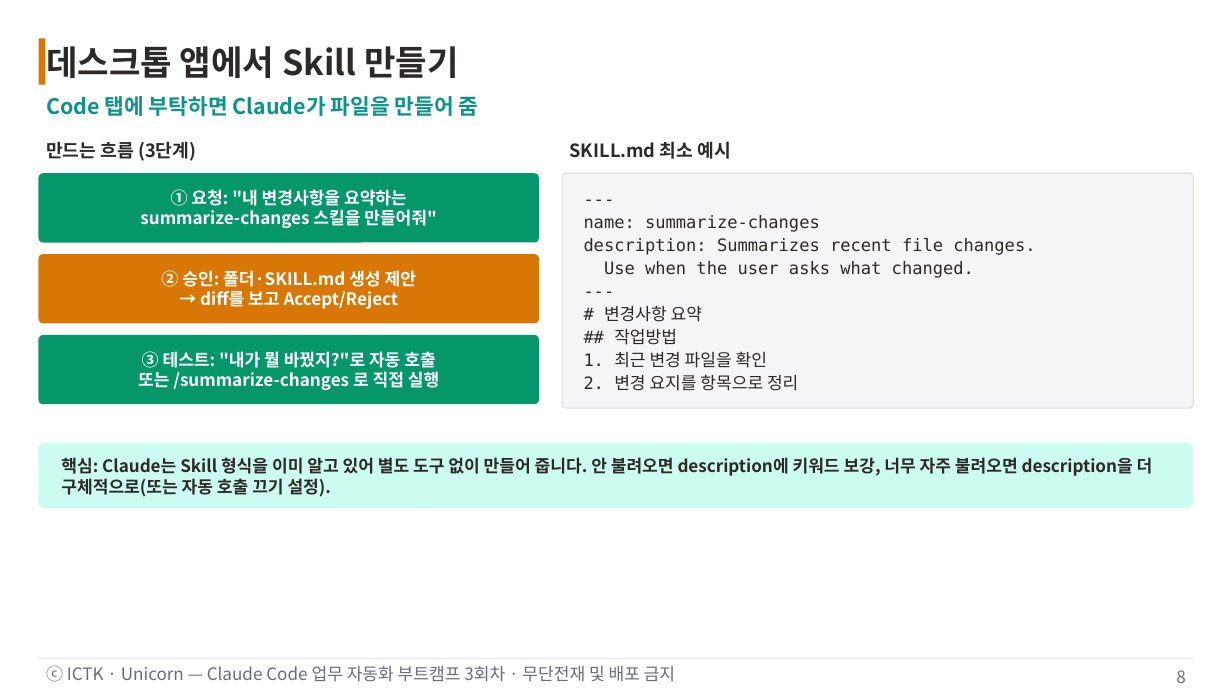
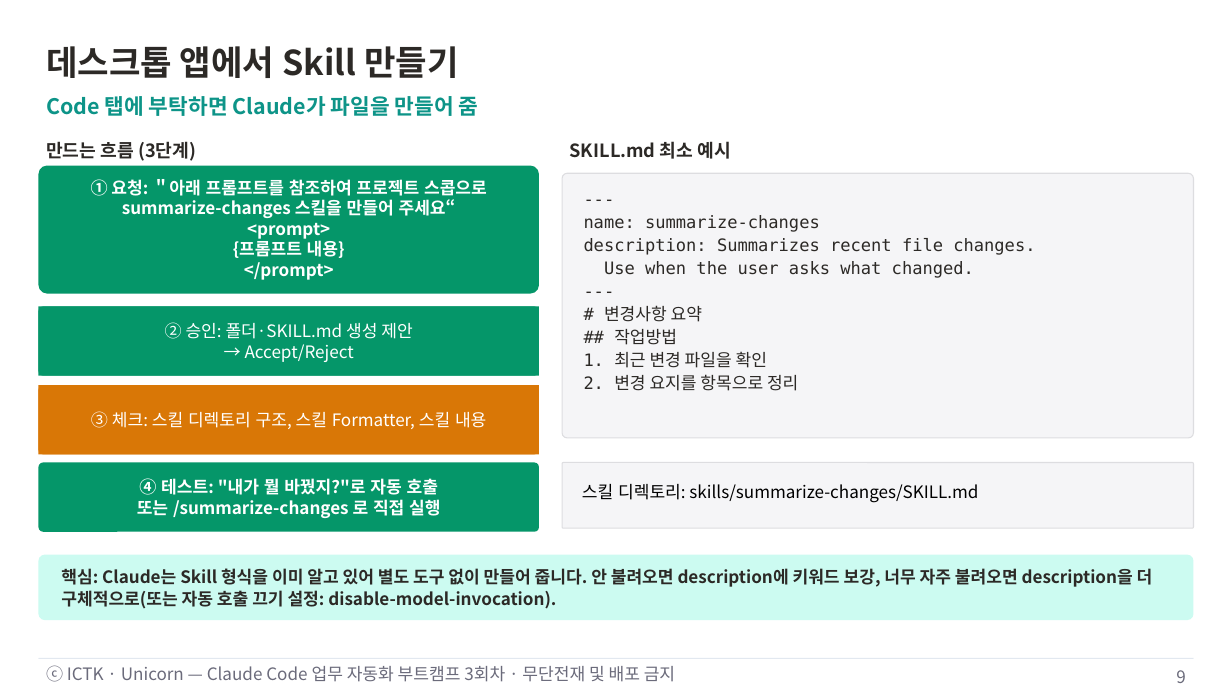
Before and after one commit to unicorn-campus/ai-automation, a slide deck: slide 9 of decks/03-skill-basics/3회차-Skill기초.pptx (slide 8 before the commit). Drawn at 1232x693 pixels with LibreOffice and Linux fonts; fonts in the diff are those of the drawing. Boxes give left, top, right and bottom in pixels: in the first picture for what was removed or moved away, otherwise in the second. Text is boxed around its words. In the diff, an @@ line names an element or a change of style, - is before the commit and + after.

Commit message:
3회차 자료 업데이트: Skill 기초 PPT 수정

```diff
--- a/decks/03-skill-basics/3회차-Skill기초.pptx
+++ b/decks/03-skill-basics/3회차-Skill기초.pptx
@@ rectangle removed at <box>38,38,45,85</box> @@
@@ rounded rectangle: place and size @@
-rounded rectangle at <box>38,173,539,243</box>
+rounded rectangle at <box>38,166,539,293</box>
@@ text "① 요청: ＂아래 프롬프트를 참조하여 ..." at <box>91,179,487,280</box>: vertical alignment middle to top @@
@@ text at <box>91,179,487,280</box>: text changed @@
-① 요청: "내 변경사항을 요약하는
-summarize-changes 스킬을 만들어줘"
+① 요청: ＂아래 프롬프트를 참조하여 프로젝트 스콥으로
+summarize-changes 스킬을 만들어 주세요“
+<prompt>
+{프롬프트 내용}
+</prompt>
@@ rounded rectangle: place and size @@
-rounded rectangle at <box>562,173,1194,408</box>
+rounded rectangle at <box>562,173,1194,438</box>
@@ rectangle "② 승인: 폴더·SKILL.md 생성 제안": place and size @@
-rectangle "② 승인: 폴더·SKILL.md 생성 제안" at <box>161,270,416,309</box>
+rectangle "② 승인: 폴더·SKILL.md 생성 제안" at <box>38,306,539,376</box>
@@ rounded rectangle: place and size @@
-rounded rectangle at <box>38,254,539,323</box>
+rounded rectangle at <box>38,306,539,376</box>
@@ rectangle "② 승인: 폴더·SKILL.md 생성 제안" at <box>38,306,539,376</box>: fill none to #059669 @@
@@ rounded rectangle at <box>38,306,539,376</box>: fill #D97706 to #059669 @@
@@ text in rectangle at <box>165,322,412,339</box>: bold off in "② 승인: 폴더·SKILL.md 생성 제안" @@
@@ text in rectangle at <box>245,344,354,362</box>: text changed; bold off @@
-→ diff를 보고 Accept/Reject
+→ Accept/Reject
@@ rounded rectangle added at <box>38,385,539,454</box>, fill #D97706 @@
@@ rectangle added at <box>38,385,539,454</box>, fill #D97706, 16 pt, text #FFFFFF @@
+③ 체크: 스킬 디렉토리 구조, 스킬 Formatter, 스킬 내용
@@ text "④ 테스트: "내가 뭘 바꿨지?"로 ...": place and size @@
-text "④ 테스트: "내가 뭘 바꿨지?"로 ..." at <box>138,351,439,390</box>
+text "④ 테스트: "내가 뭘 바꿨지?"로 ..." at <box>137,478,440,518</box>
@@ rounded rectangle: place and size @@
-rounded rectangle at <box>38,335,539,404</box>
+rounded rectangle at <box>38,463,539,532</box>
@@ text at <box>139,478,438,495</box>: text changed @@
-③ 테스트: "내가 뭘 바꿨지?"로 자동 호출
+④ 테스트: "내가 뭘 바꿨지?"로 자동 호출
@@ rounded rectangle added at <box>562,463,1194,528</box>, fill #F5F5F7, outline #DDDDE0 1 pt @@
@@ text added at <box>582,484,978,503</box>, 16 pt, text #000000 @@
+스킬 디렉토리: skills/summarize-changes/SKILL.md
@@ rounded rectangle: place and size @@
-rounded rectangle at <box>38,443,1194,508</box>
+rounded rectangle at <box>38,554,1194,620</box>
@@ text at <box>61,568,1153,609</box>: text changed @@
-핵심: Claude는 Skill 형식을 이미 알고 있어 별도 도구 없이 만들어 줍니다. 안 불려오면 description에 키워드 보강, 너무 자주 불려오면 description을 더 구체적으로(또는 자동 호출 끄기 설정).
+핵심: Claude는 Skill 형식을 이미 알고 있어 별도 도구 없이 만들어 줍니다. 안 불려오면 description에 키워드 보강, 너무 자주 불려오면 description을 더 구체적으로(또는 자동 호출 끄기 설정: disable-model-invocation).
@@ page number at <box>1176,670,1185,683</box>: text changed @@
-8
+9
```
Also in this commit, not shown: 9 other slides changed, 1 slide added.
